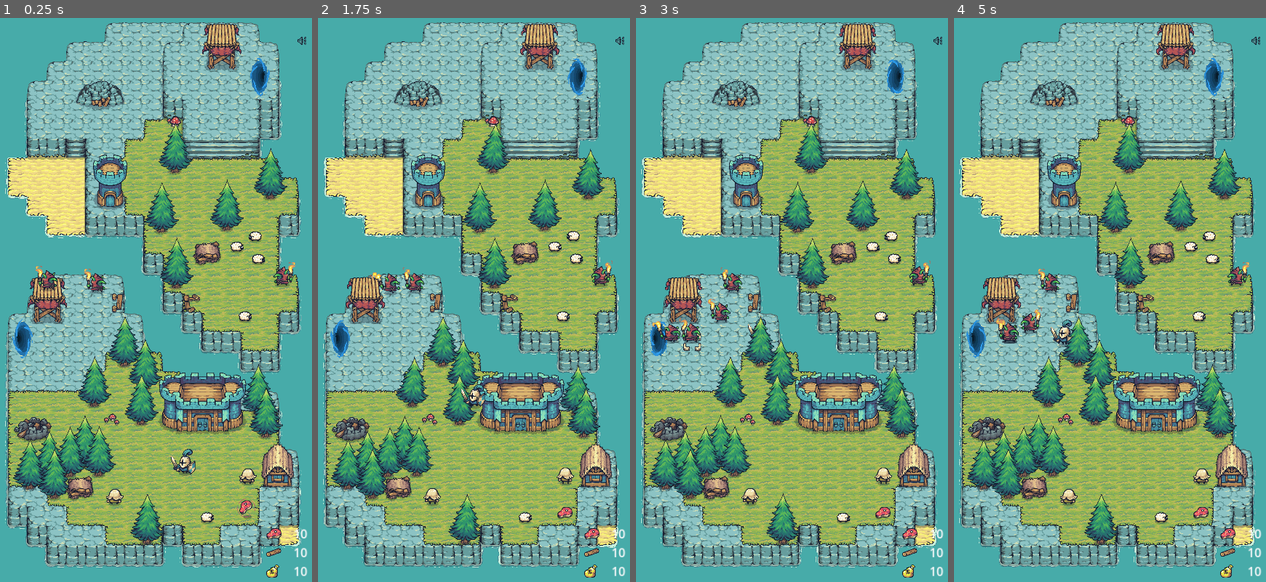
Above: before the commit, frames 1-4 (left to right).
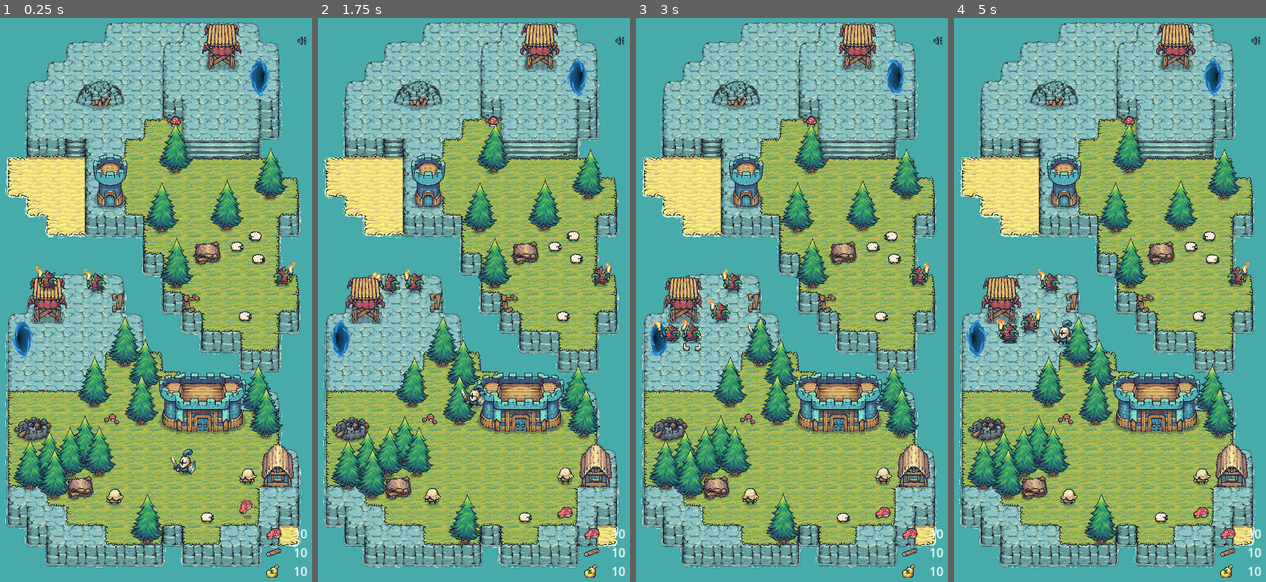
Above: after the commit, the same moments.

Repository: dreml/OneScreenAdventure
Game: Godot game, scene res://scenes/main.tscn
Same seed, same stepped clock (60 frames per second), same inputs: the game is played once before the commit and once after it. Sound files missing from this copy of the repository are replaced by a short silence.
Inputs (mouse positions are in pixels of both pictures, inside the frame that each line leads up to):
- Up to frame 1 (0.25 s): no input
- Up to frame 2 (1.75 s): move the mouse to (542, 266) at 0.52 s; press the mouse at (542, 266) at 0.53 s; move the mouse to (405, 322) at 1.27 s; release the mouse at (405, 322) at 1.28 s; hold A from 1.28 s (still down); tap G (test) at 1.35 s
- Up to frame 3 (3 s): move the mouse to (820, 164) at 2.02 s; release A at 2.03 s; hold T 2.03-2.78 s; move the mouse to (770, 407) at 2.77 s; click (770, 407) at 2.85 s
- Up to frame 4 (5 s): move the mouse to (1203, 378) at 3.52 s; hold G (test) 3.53-4.28 s; hold A from 3.53 s (still down); move the mouse to (1007, 204) at 4.27 s; tap T at 4.35 s

The runs differ from the first frame. In frame 1, 0.8% of the frame differs, in the area x 1-97%, y 11-98%; in frame 2, 0.9%; in frame 3, 0.9%; in frame 4, 0.9%.

Commit message:
disabled состояние кнопки стройки и красный цвет нехватающих ресурсов

Diff:
--- a/ui/hud.gd
+++ b/ui/hud.gd
@@ -1,10 +1,10 @@
 extends CanvasLayer
 
 @onready var build_popup = $BuildPopup
-@onready var wood_required = $BuildPopup/Control/PanelContainer/GridContainer/WoodCount/WoodRequired
-@onready var meat_required = $BuildPopup/Control/PanelContainer/GridContainer/MeatCount/MeatRequired
-@onready var gold_required = $BuildPopup/Control/PanelContainer/GridContainer/GoldCount/GoldRequired
-@onready var build_button = $BuildPopup/Control/PanelContainer/Button
+@onready var wood_required = $BuildPopup/Control/PanelContainer/VBoxContainer/GridContainer/WoodCount/WoodRequired
+@onready var meat_required = $BuildPopup/Control/PanelContainer/VBoxContainer/GridContainer/MeatCount/MeatRequired
+@onready var gold_required = $BuildPopup/Control/PanelContainer/VBoxContainer/GridContainer/GoldCount/GoldRequired
+@onready var build_button = $BuildPopup/Control/PanelContainer/VBoxContainer/Button
 
 @export var grid: Node2D
 @export var nav: NavigationMap
@@ -29,9 +29,29 @@
 
 	build_popup.set_position(clampedPosition);
 
+	var is_enough_wood = GameInstance.wood_amount >= building.wood_requires
+	var is_enough_meat = GameInstance.meat_amount >= building.meat_requires
+	var is_enough_gold = GameInstance.gold_amount >= building.gold_requires
+
+	if not is_enough_wood:
+		wood_required.add_theme_color_override("default_color", Color(1, 0, 0))
+	else:
+		wood_required.remove_theme_color_override("default_color")
+
+	if not is_enough_meat:
+		meat_required.add_theme_color_override("default_color", Color(1, 0, 0))
+	else:
+		meat_required.remove_theme_color_override("default_color")
+
+	if not is_enough_gold:
+		gold_required.add_theme_color_override("default_color", Color(1, 0, 0))
+	else:
+		gold_required.remove_theme_color_override("default_color")
+
 	wood_required.text = str(building.wood_requires);
 	meat_required.text = str(building.meat_requires);
 	gold_required.text = str(building.gold_requires);
+
 	build_button.disabled = !building.can_be_built();
 	current_building = building;
 	build_popup.show();
--- a/ui/hud.tscn
+++ b/ui/hud.tscn
@@ -22,38 +22,36 @@
 
 [node name="Control" type="Control" parent="BuildPopup"]
 layout_mode = 3
-anchors_preset = 7
-anchor_left = 0.5
-anchor_top = 1.0
-anchor_right = 0.5
-anchor_bottom = 1.0
+anchors_preset = 0
 offset_right = 392.0
 offset_bottom = 548.0
-grow_horizontal = 2
-grow_vertical = 0
 
 [node name="PanelContainer" type="PanelContainer" parent="BuildPopup/Control"]
 layout_mode = 0
 offset_right = 196.0
-offset_bottom = 274.0
+offset_bottom = 276.0
 theme_type_variation = &"VerticalBanner"
 
-[node name="GridContainer" type="GridContainer" parent="BuildPopup/Control/PanelContainer"]
+[node name="VBoxContainer" type="VBoxContainer" parent="BuildPopup/Control/PanelContainer"]
+layout_mode = 2
+theme_override_constants/separation = 16
+
+[node name="GridContainer" type="GridContainer" parent="BuildPopup/Control/PanelContainer/VBoxContainer"]
 layout_mode = 2
 columns = 2
 
-[node name="WoodCount" type="Panel" parent="BuildPopup/Control/PanelContainer/GridContainer"]
+[node name="WoodCount" type="Panel" parent="BuildPopup/Control/PanelContainer/VBoxContainer/GridContainer"]
 custom_minimum_size = Vector2(64, 64)
 layout_mode = 2
 size_flags_horizontal = 2
 theme_type_variation = &"Carved"
 
-[node name="Sprite2D" type="Sprite2D" parent="BuildPopup/Control/PanelContainer/GridContainer/WoodCount"]
+[node name="Sprite2D" type="Sprite2D" parent="BuildPopup/Control/PanelContainer/VBoxContainer/GridContainer/WoodCount"]
 position = Vector2(30, 11)
 scale = Vector2(0.8, 0.8)
 texture = ExtResource("3_y2kj7")
 
-[node name="WoodRequired" type="RichTextLabel" parent="BuildPopup/Control/PanelContainer/GridContainer/WoodCount"]
+[node name="WoodRequired" type="RichTextLabel" parent="BuildPopup/Control/PanelContainer/VBoxContainer/GridContainer/WoodCount"]
 layout_mode = 0
 offset_top = 38.0
 offset_right = 57.0
@@ -64,18 +62,18 @@
 autowrap_mode = 0
 text_direction = 2
 
-[node name="MeatCount" type="Panel" parent="BuildPopup/Control/PanelContainer/GridContainer"]
+[node name="MeatCount" type="Panel" parent="BuildPopup/Control/PanelContainer/VBoxContainer/GridContainer"]
 custom_minimum_size = Vector2(64, 64)
 layout_mode = 2
 size_flags_horizontal = 2
 theme_type_variation = &"Carved"
 
-[node name="Sprite2D" type="Sprite2D" parent="BuildPopup/Control/PanelContainer/GridContainer/MeatCount"]
+[node name="Sprite2D" type="Sprite2D" parent="BuildPopup/Control/PanelContainer/VBoxContainer/GridContainer/MeatCount"]
 position = Vector2(26, 17)
 scale = Vector2(0.8, 0.8)
 texture = ExtResource("4_jw7rm")
 
-[node name="MeatRequired" type="RichTextLabel" parent="BuildPopup/Control/PanelContainer/GridContainer/MeatCount"]
+[node name="MeatRequired" type="RichTextLabel" parent="BuildPopup/Control/PanelContainer/VBoxContainer/GridContainer/MeatCount"]
 layout_mode = 0
 offset_top = 38.0
 offset_right = 57.0
@@ -86,18 +84,18 @@
 autowrap_mode = 0
 text_direction = 2
 
-[node name="GoldCount" type="Panel" parent="BuildPopup/Control/PanelContainer/GridContainer"]
+[node name="GoldCount" type="Panel" parent="BuildPopup/Control/PanelContainer/VBoxContainer/GridContainer"]
 custom_minimum_size = Vector2(64, 64)
 layout_mode = 2
 size_flags_horizontal = 2
 theme_type_variation = &"Carved"
 
-[node name="Sprite2D" type="Sprite2D" parent="BuildPopup/Control/PanelContainer/GridContainer/GoldCount"]
+[node name="Sprite2D" type="Sprite2D" parent="BuildPopup/Control/PanelContainer/VBoxContainer/GridContainer/GoldCount"]
 position = Vector2(23, 20)
 scale = Vector2(0.8, 0.8)
 texture = ExtResource("5_2ydmx")
 
-[node name="GoldRequired" type="RichTextLabel" parent="BuildPopup/Control/PanelContainer/GridContainer/GoldCount"]
+[node name="GoldRequired" type="RichTextLabel" parent="BuildPopup/Control/PanelContainer/VBoxContainer/GridContainer/GoldCount"]
 layout_mode = 0
 offset_top = 38.0
 offset_right = 57.0
@@ -108,21 +106,20 @@
 autowrap_mode = 0
 text_direction = 2
 
-[node name="Additional" type="Panel" parent="BuildPopup/Control/PanelContainer/GridContainer"]
+[node name="Additional" type="Panel" parent="BuildPopup/Control/PanelContainer/VBoxContainer/GridContainer"]
 custom_minimum_size = Vector2(64, 64)
 layout_mode = 2
 theme_type_variation = &"Carved"
 
-[node name="Button" type="Button" parent="BuildPopup/Control/PanelContainer"]
+[node name="Button" type="Button" parent="BuildPopup/Control/PanelContainer/VBoxContainer"]
 custom_minimum_size = Vector2(128, 64)
 layout_mode = 2
 size_flags_horizontal = 4
 size_flags_vertical = 8
-theme_type_variation = &"BlueButtonThin"
+theme = ExtResource("3_y5ri4")
+theme_type_variation = &"BlueButton"
+icon = ExtResource("6_b81pj")
+icon_alignment = 1
+expand_icon = true
 
-[node name="Sprite2D" type="Sprite2D" parent="BuildPopup/Control/PanelContainer/Button"]
-position = Vector2(65, 30)
-scale = Vector2(0.8, 0.8)
-texture = ExtResource("6_b81pj")
-
-[connection signal="pressed" from="BuildPopup/Control/PanelContainer/Button" to="." method="_on_build_confirm"]
+[connection signal="pressed" from="BuildPopup/Control/PanelContainer/VBoxContainer/Button" to="." method="_on_build_confirm"]
--- a/ui/osa_theme.tres
+++ b/ui/osa_theme.tres
@@ -1,8 +1,10 @@
-[gd_resource type="Theme" load_steps=27 format=3 uid="uid://d24e25bfjbwcu"]
+[gd_resource type="Theme" load_steps=31 format=3 uid="uid://d24e25bfjbwcu"]
 
 [ext_resource type="Texture2D" uid="uid://buact274toefq" path="res://assets/sprites/Tiny Swords/UI/Buttons/Button_Blue_3Slides.png" id="1_28fhi"]
+[ext_resource type="Texture2D" uid="uid://fhran8raba0i" path="res://assets/sprites/Tiny Swords/UI/Buttons/Button_Disable_9Slides.png" id="1_ijpmb"]
 [ext_resource type="Texture2D" uid="uid://c3qfcf4utvm5y" path="res://assets/sprites/Tiny Swords/UI/Buttons/Button_Blue_9Slides.png" id="2_oabkr"]
 [ext_resource type="Texture2D" uid="uid://mb2wsnd8bdd4" path="res://assets/sprites/Tiny Swords/UI/Buttons/Button_Blue_9Slides_Pressed.png" id="3_p10t7"]
+[ext_resource type="Texture2D" uid="uid://dql4x38vxdnkg" path="res://assets/sprites/Tiny Swords/UI/Buttons/Button_Disable_3Slides.png" id="4_5oduj"]
 [ext_resource type="Texture2D" uid="uid://bl7w47hc3r08g" path="res://assets/sprites/Tiny Swords/UI/Buttons/Button_Red_9Slides.png" id="4_61xs3"]
 [ext_resource type="Texture2D" uid="uid://c2pjbgu45x6j2" path="res://assets/sprites/Tiny Swords/UI/Banners/Banner_Horizontal.png" id="4_kml87"]
 [ext_resource type="Texture2D" uid="uid://bbk3ltrddn5d0" path="res://assets/sprites/Tiny Swords/UI/Banners/Carved_9Slides.png" id="4_q6pqk"]
@@ -12,9 +14,22 @@
 [ext_resource type="Texture2D" uid="uid://rv6tdjfjwpfa" path="res://assets/sprites/Tiny Swords/UI/Banners/Banner_Vertical.png" id="7_15rjm"]
 [ext_resource type="Texture2D" uid="uid://bmcxtej7l04fi" path="res://assets/sprites/Tiny Swords/UI/Ribbons/Ribbon_Yellow_3Slides.png" id="7_lhiih"]
 
+[sub_resource type="StyleBoxTexture" id="StyleBoxTexture_wgfpr"]
+content_margin_top = 8.0
+content_margin_bottom = 4.0
+texture = ExtResource("1_ijpmb")
+texture_margin_left = 24.2304
+texture_margin_top = 18.8677
+texture_margin_right = 23.2745
+texture_margin_bottom = 32.549
+axis_stretch_horizontal = 2
+axis_stretch_vertical = 2
+
 [sub_resource type="StyleBoxEmpty" id="StyleBoxEmpty_wj71l"]
 
 [sub_resource type="StyleBoxTexture" id="StyleBoxTexture_ydh2l"]
+content_margin_top = 6.0
+content_margin_bottom = 10.0
 texture = ExtResource("2_oabkr")
 texture_margin_left = 24.2304
 texture_margin_top = 18.8677
@@ -24,6 +39,8 @@
 axis_stretch_vertical = 2
 
 [sub_resource type="StyleBoxTexture" id="StyleBoxTexture_rlpf5"]
+content_margin_top = 6.0
+content_margin_bottom = 10.0
 texture = ExtResource("2_oabkr")
 texture_margin_left = 24.2304
 texture_margin_top = 18.8677
@@ -33,6 +50,8 @@
 axis_stretch_vertical = 2
 
 [sub_resource type="StyleBoxTexture" id="StyleBoxTexture_rluur"]
+content_margin_top = 8.0
+content_margin_bottom = 4.0
 texture = ExtResource("3_p10t7")
 texture_margin_left = 24.2304
 texture_margin_top = 18.8677
@@ -40,6 +59,12 @@
 texture_margin_bottom = 32.549
 axis_stretch_horizontal = 2
 axis_stretch_vertical = 2
+
+[sub_resource type="StyleBoxTexture" id="StyleBoxTexture_qj0jv"]
+texture = ExtResource("4_5oduj")
+texture_margin_left = 64.0
+texture_margin_right = 64.0
+axis_stretch_horizontal = 1
 
 [sub_resource type="StyleBoxTexture" id="StyleBoxTexture_4h4dc"]
 texture = ExtResource("1_28fhi")
@@ -133,6 +158,7 @@
 BlueButton/colors/font_pressed_color = Color(0, 0, 0, 1)
 BlueButton/colors/icon_hover_pressed_color = Color(0, 0, 0, 1)
 BlueButton/colors/icon_pressed_color = Color(0, 0, 0, 1)
+BlueButton/styles/disabled = SubResource("StyleBoxTexture_wgfpr")
 BlueButton/styles/focus = SubResource("StyleBoxEmpty_wj71l")
 BlueButton/styles/hover = SubResource("StyleBoxTexture_ydh2l")
 BlueButton/styles/normal = SubResource("StyleBoxTexture_rlpf5")
@@ -146,6 +172,7 @@
 BlueButtonThin/colors/font_pressed_color = Color(0, 0, 0, 1)
 BlueButtonThin/colors/icon_hover_pressed_color = Color(0, 0, 0, 1)
 BlueButtonThin/colors/icon_pressed_color = Color(0, 0, 0, 1)
+BlueButtonThin/styles/disabled = SubResource("StyleBoxTexture_qj0jv")
 BlueButtonThin/styles/focus = SubResource("StyleBoxEmpty_wj71l")
 BlueButtonThin/styles/hover = SubResource("StyleBoxTexture_4h4dc")
 BlueButtonThin/styles/normal = SubResource("StyleBoxTexture_rlpf5")
